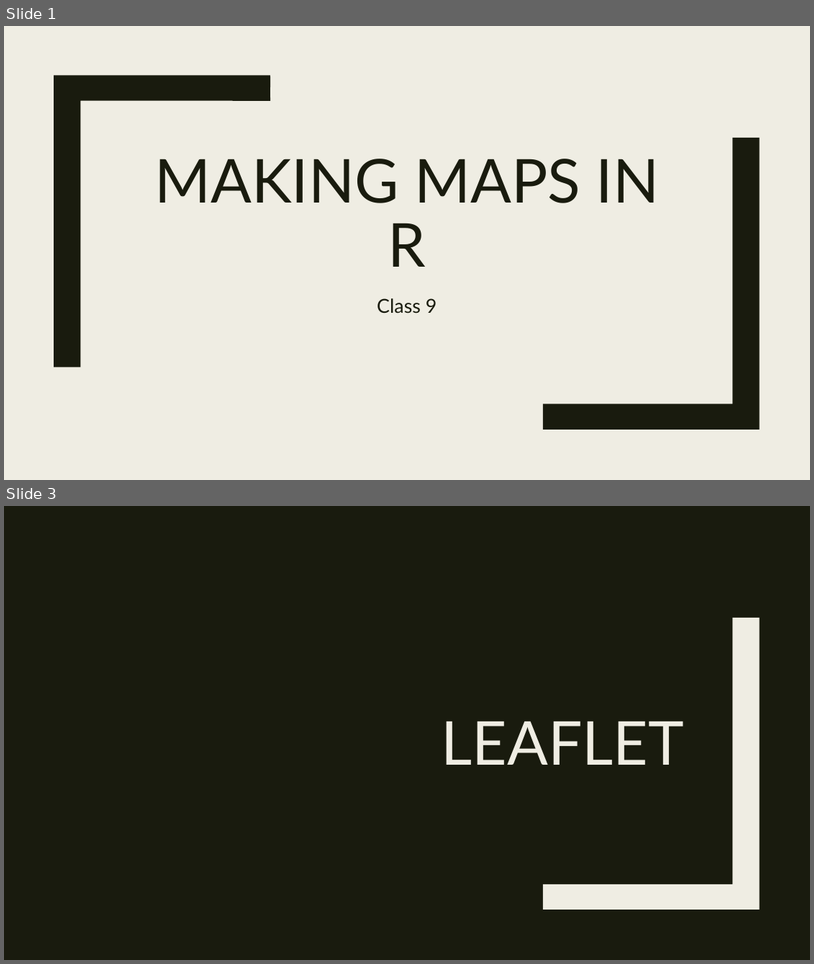
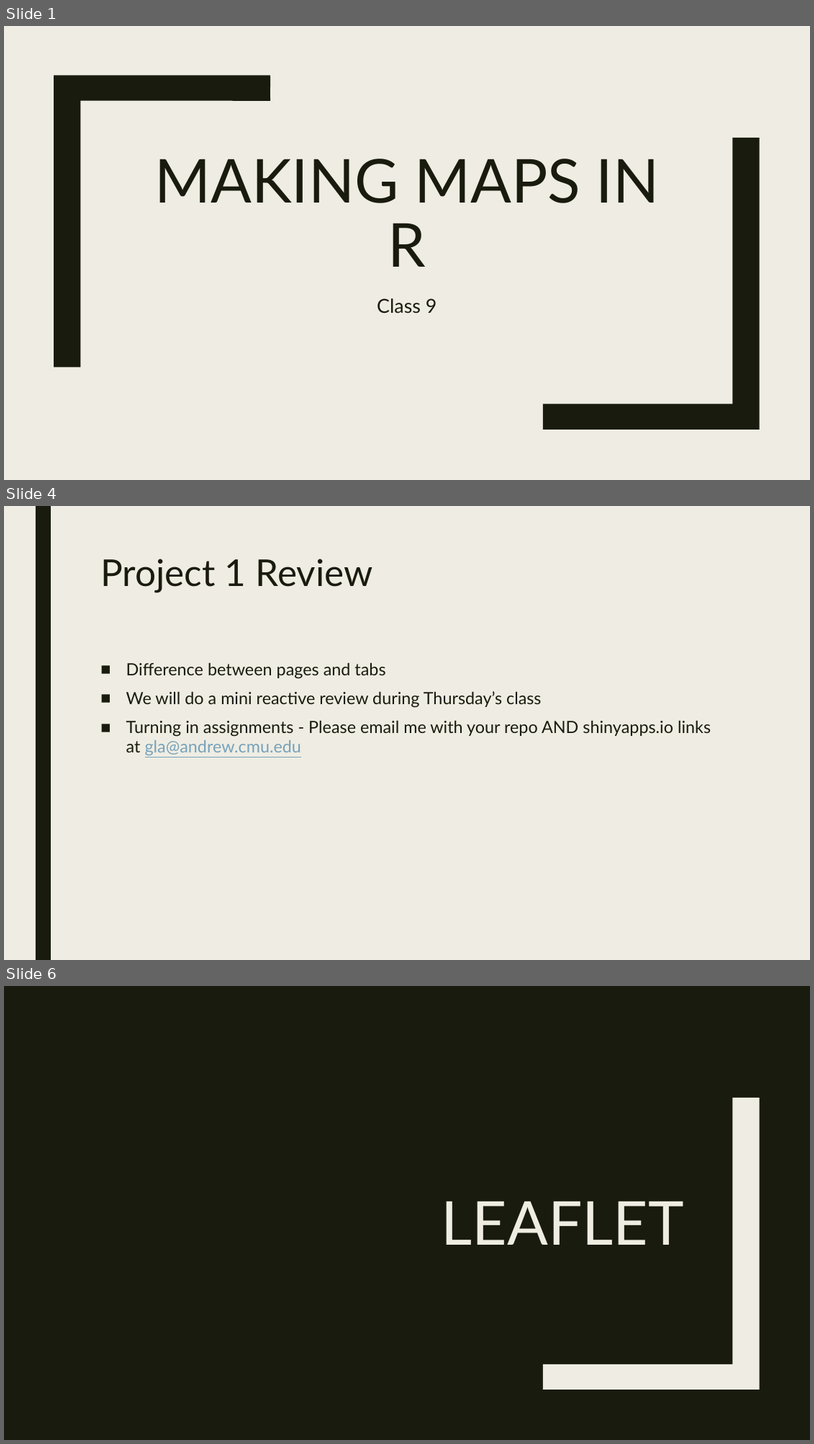
Before and after one commit to RforOperations2018/Class_9-Leaflet, a slide deck: Class 9.pptx. Shown one above the other, each under a label of ours: slides 1 and 3 before the commit, slides 1, 4 and 6 after it; the slides between them are not shown. The pictures are 814x964 and 814x1444 pixels, drawn with LibreOffice and Linux fonts; fonts in the diff are those of the drawing. Boxes give left, top, right and bottom in pixels: in the first picture for what was removed or moved away, otherwise in the second. Text is boxed around its words. In the diff, an @@ line names an element or a change of style, - is before the commit and + after.

```diff
--- a/Class 9.pptx
+++ b/Class 9.pptx
@@ slide 4 added at (x1=4, y1=506, x2=810, y2=960), background #EFEDE3 @@
@@ rectangle added at (x1=36, y1=506, x2=51, y2=960), fill #191B0E @@
@@ title added at (x1=100, y1=559, x2=373, y2=592), 44 pt, text #191B0E @@
+Project 1 Review
@@ text added at (x1=126, y1=662, x2=711, y2=755), 20 pt, text #191B0E @@
+■ Difference between pages and tabs
+■ We will do a mini reactive review during Thursday’s class
+■ Turning in assignments - Please email me with your repo AND shinyapps.io links at gla@andrew.cmu.edu
@@ what was slide 3 is now slide 6 @@
```
Also in this commit, not shown: 2 slides changed, 18 other slides added, 3 slides removed, 1 other file.
